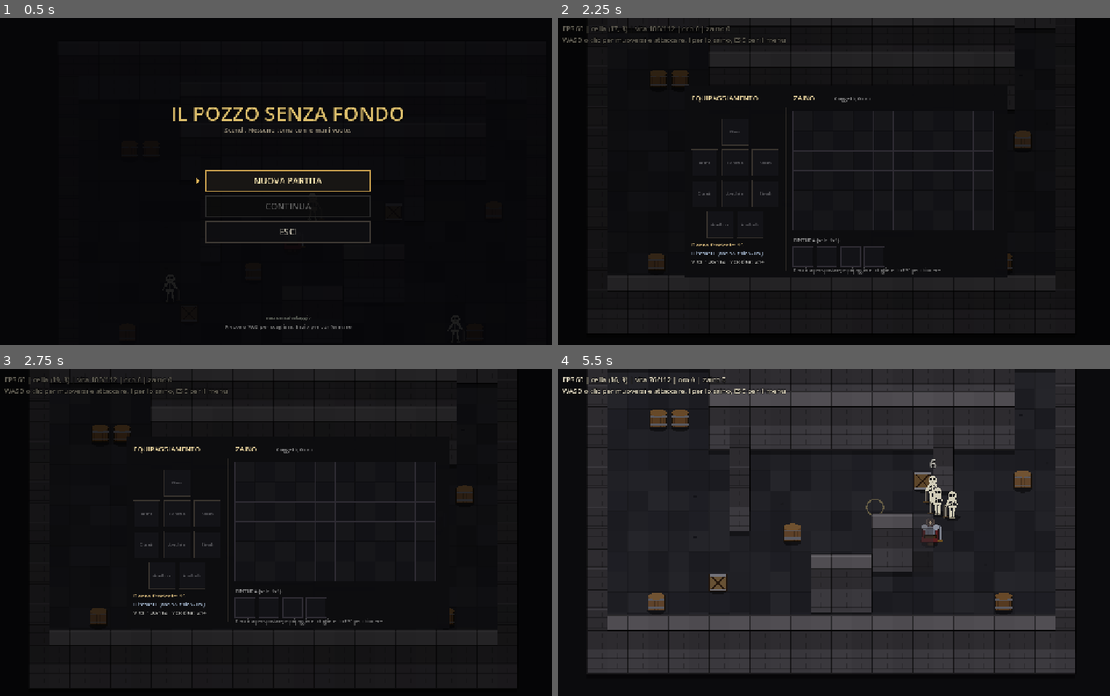
Above: before the commit, frames 1-4 (two rows, left to right).
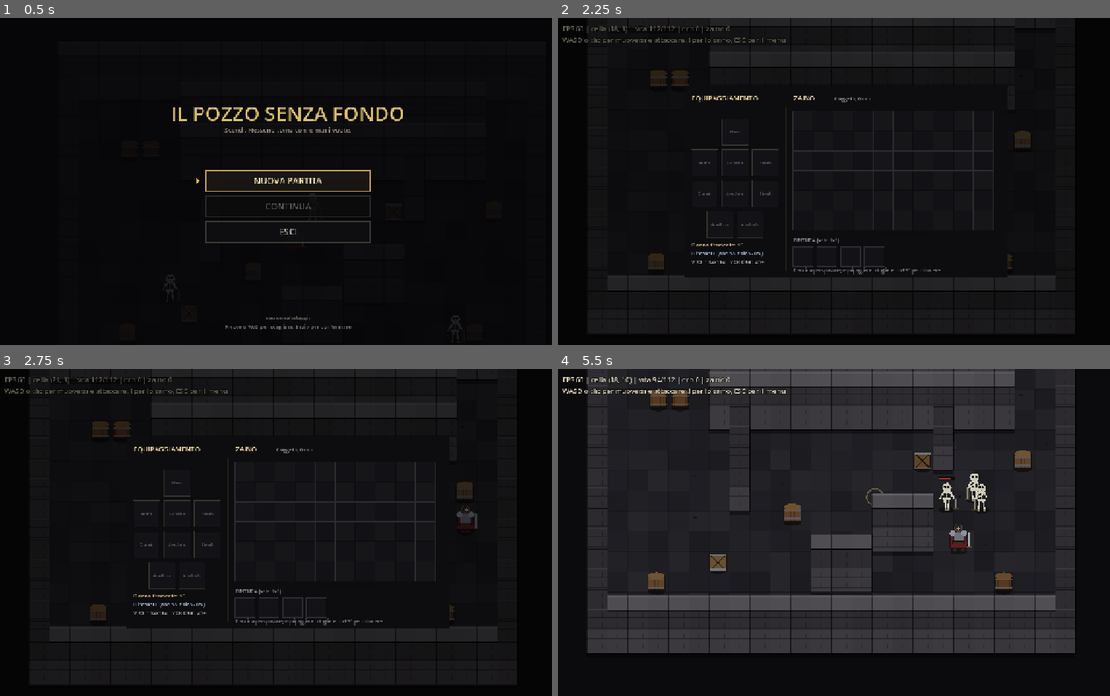
Above: after the commit, the same moments.

Repository: gmy77/pozzo_senza_fondo
Game: Godot game, scene res://main.tscn
The game is run twice, just before and just after one commit, with the same random seed, the same clock (stepped at 60 frames per second) and the same inputs.
Inputs (mouse positions are in pixels of both pictures, inside the frame that each line leads up to):
- Up to frame 1 (0.5 s): no input
- Up to frame 2 (2.25 s): tap Enter at 0.5, 2.1 s; move the mouse to (972, 165) at 0.52 s; hold D (move_right) 0.53-1.25 s; tap I at 0.6 s; click (972, 165) at 0.67 s; tap Space at 0.77, 2 s; drag from (729, 197) to (817, 246) at 1.27 s; move the mouse to (905, 109) at 2.02 s; hold D (move_right) from 2.03 s (still down)
- Up to frame 3 (2.75 s): keep holding D (move_right)
- Up to frame 4 (5.5 s): release D (move_right) at 2.75 s; drag from (817, 597) to (673, 483) at 2.77 s; move the mouse to (1021, 581) at 3.52 s; hold A (move_left) 3.53-4.25 s; tap I at 3.6 s; tap Space at 3.77 s; drag from (673, 483) to (949, 539) at 4.27 s; move the mouse to (872, 532) at 5.02 s; hold S (move_down) from 5.03 s (still down); tap Enter at 5.1 s; click (872, 532) at 5.17 s

Frame 1 is identical in both runs. In frame 2, less than 0.1% of the frame differs, in the area x 10-86%, y 2-76%; in frame 3, 1.7%; in frame 4, 25%, in the area x 5-94%, y 0-93%.

Commit message:
Clic sul corpo del mostro e scheletri piu' lenti
- _enemy_at usa il rettangolo del disegno (38x56 sopra i piedi), non la distanza
  dall'origine: cliccando sul teschio, 36 px sopra i piedi, il colpo non partiva
- scheletro 112 -> 96 px/s: ora si puo' seminare camminando
- --quit-after alzato a 20000: il selftest e' cresciuto e veniva troncato in silenzio
- selftest: 75 controlli verdi

Diff:
--- a/scripts/entities/enemies/skeleton.gd
+++ b/scripts/entities/enemies/skeleton.gd
@@ -13,7 +13,9 @@
 	level = 1
 	stats = Stats.new(8, 6, 1, 4)
 	setup_vitals()
-	speed = 112.0
+	# Piu' lento del giocatore (214 px/s) di un buon margine: deve poter essere seminato
+	# camminando, altrimenti disimpegnarsi da un combattimento e' impossibile.
+	speed = 96.0
 	aggro_radius = 240.0
 	attack_range = 30.0
 	attack_damage = 6
--- a/scripts/entities/enemy.gd
+++ b/scripts/entities/enemy.gd
@@ -160,6 +160,11 @@
 		0.12
 	)
 
+# Area cliccabile, in coordinate mondo. NON e' il collisore: quello sta ai piedi, mentre
+# il disegno sale una quarantina di pixel. Chi gioca clicca il teschio, non le caviglie.
+func rect_selezione() -> Rect2:
+	return Rect2(global_position + Vector2(-19.0, -48.0), Vector2(38.0, 56.0))
+
 func _sees_target() -> bool:
 	if _target == null or not _target.alive:
 		return false
--- a/scripts/entities/player.gd
+++ b/scripts/entities/player.gd
@@ -12,6 +12,10 @@
 # mai coprirlo e l'y-sort sarebbe corretto ma inutile.
 const LARGHEZZA_DISEGNO: float = 28.0
 const ALTEZZA_DISEGNO: float = 43.0
+
+# Quanto si puo' sbagliare mira e prendere lo stesso il mostro, quando il clic cade fuori
+# dal suo disegno (piedi compresi).
+const TOLLERANZA_CLIC: float = 26.0
 
 const PORTATA_MISCHIA: float = 34.0
 const RAGGIO_COLPO: float = 17.0
@@ -220,9 +224,28 @@
 		0.12
 	)
 
+# Mostro sotto il cursore. Due passate: prima chi ha il punto dentro il proprio disegno,
+# poi, se nessuno, chi ha i piedi abbastanza vicini. Confrontare solo la distanza
+# dall'origine (i piedi) era il difetto: cliccando sul corpo, 36 px piu' in alto, il colpo
+# non partiva e il personaggio ci camminava semplicemente accanto.
 func _enemy_at(point: Vector2) -> Entity:
 	var best: Entity = null
-	var best_distance := 26.0
+	var best_distance := INF
+	for node in get_tree().get_nodes_in_group("enemy"):
+		var enemy := node as Enemy
+		if enemy == null or not enemy.alive:
+			continue
+		if not enemy.rect_selezione().has_point(point):
+			continue
+		# Se due disegni si sovrappongono vince quello davanti, cioe' con i piedi piu' in basso.
+		var profondita := -enemy.global_position.y
+		if profondita < best_distance:
+			best_distance = profondita
+			best = enemy
+	if best != null:
+		return best
+
+	best_distance = TOLLERANZA_CLIC
 	for node in get_tree().get_nodes_in_group("enemy"):
 		var enemy := node as Entity
 		if enemy == null or not enemy.alive:
--- a/tools/selftest.gd
+++ b/tools/selftest.gd
@@ -1,7 +1,9 @@
 # res://tools/selftest.gd
 # Scopo: verifica automatica della fase 1 senza finestra. Controlla mondo, muri (un pezzo per
 #        cella), collisioni, props, navmesh, click-to-move, blocco dei muri e spinta dei barili.
-# Uso:   POZZO_SELFTEST=1 godot --headless --path . --quit-after 1200
+# Uso:   POZZO_SELFTEST=1 godot --headless --path . --quit-after 20000
+#        (--quit-after conta iterazioni del motore, non secondi: se e' troppo basso il
+#        gioco si chiude prima della fine e non stampa niente. Non e' un guasto.)
 # Dipendenze: main.gd, world_root.gd, floor_builder.gd, prop_body.gd, constants.gd
 class_name Selftest
 extends RefCounted
@@ -204,6 +206,11 @@
 	player.stop()
 	for i in 6:
 		await tree.physics_frame
+
+	# Clic sul CORPO del mostro, non sui suoi piedi: e' li' che guarda chi gioca, e il
+	# disegno sale 46 px sopra l'origine.
+	player.command_at(dummy.global_position + Vector2(0.0, -36.0))
+	failures += _check(player.attack_target == dummy, "il clic sul corpo del mostro lo prende come bersaglio", notes)
 
 	player.set_hold(true, dummy.global_position)
 	for i in 120:
Not shown, changed: Prova.bat
Not shown, changed: docs/LAYER_COLLISIONE.md
Not shown, changed: tools/crea_pacchetto.ps1
